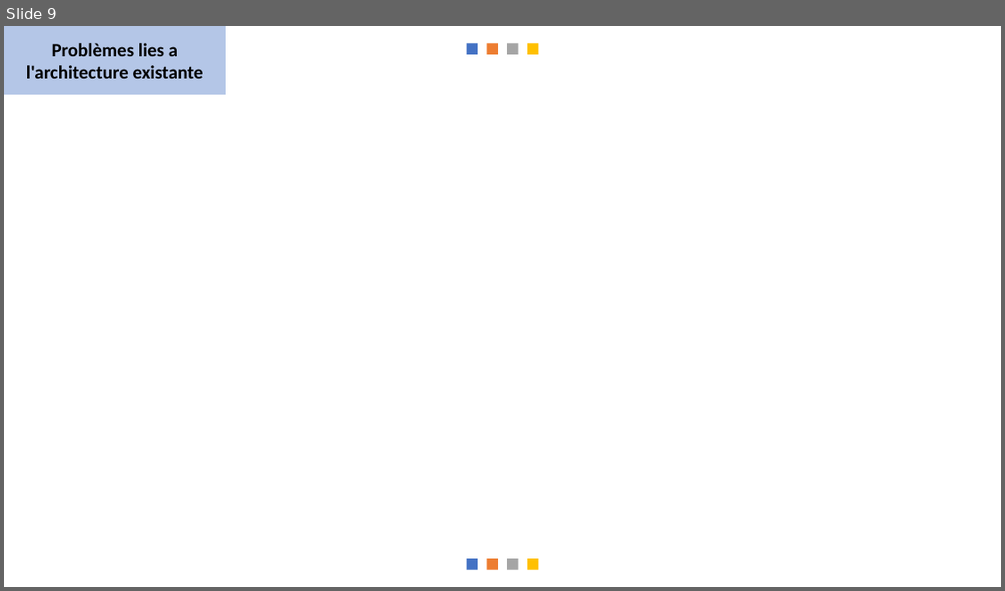
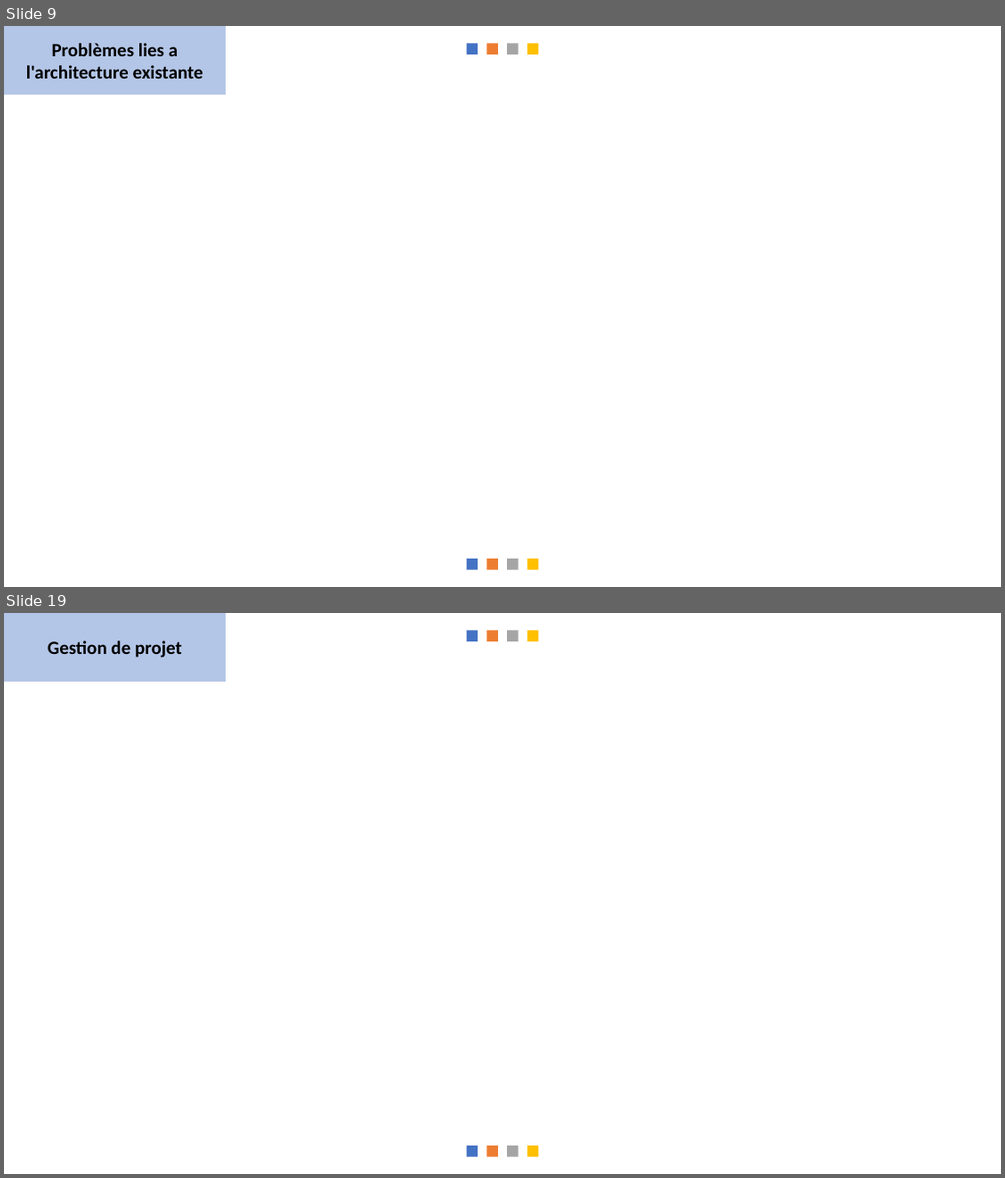
Before and after one commit to messaoudibrahim/Memoire, a slide deck: DIAPO/Présentation.pptx. Shown one above the other, each under a label of ours: slide 9 before the commit, slides 9 and 19 after it; the slides between them are not shown. The pictures are 1005x591 and 1005x1178 pixels, drawn with LibreOffice and Linux fonts; fonts in the diff are those of the drawing. Boxes give left, top, right and bottom in pixels: in the first picture for what was removed or moved away, otherwise in the second. Text is boxed around its words. In the diff, an @@ line names an element or a change of style, - is before the commit and + after.

```diff
--- a/DIAPO/Présentation.pptx
+++ b/DIAPO/Présentation.pptx
@@ slide 19 added at (4,613,1001,1174), background #FFFFFF; not listed: 8 template elements that a slide beside it also shows @@
@@ rectangle added at (4,613,226,682), fill #4472C4 at 40% opacity, 18 pt, text #000000, bold @@
+Gestion de projet
```
Also in this commit, not shown: 11 other slides added, 1 other file.
